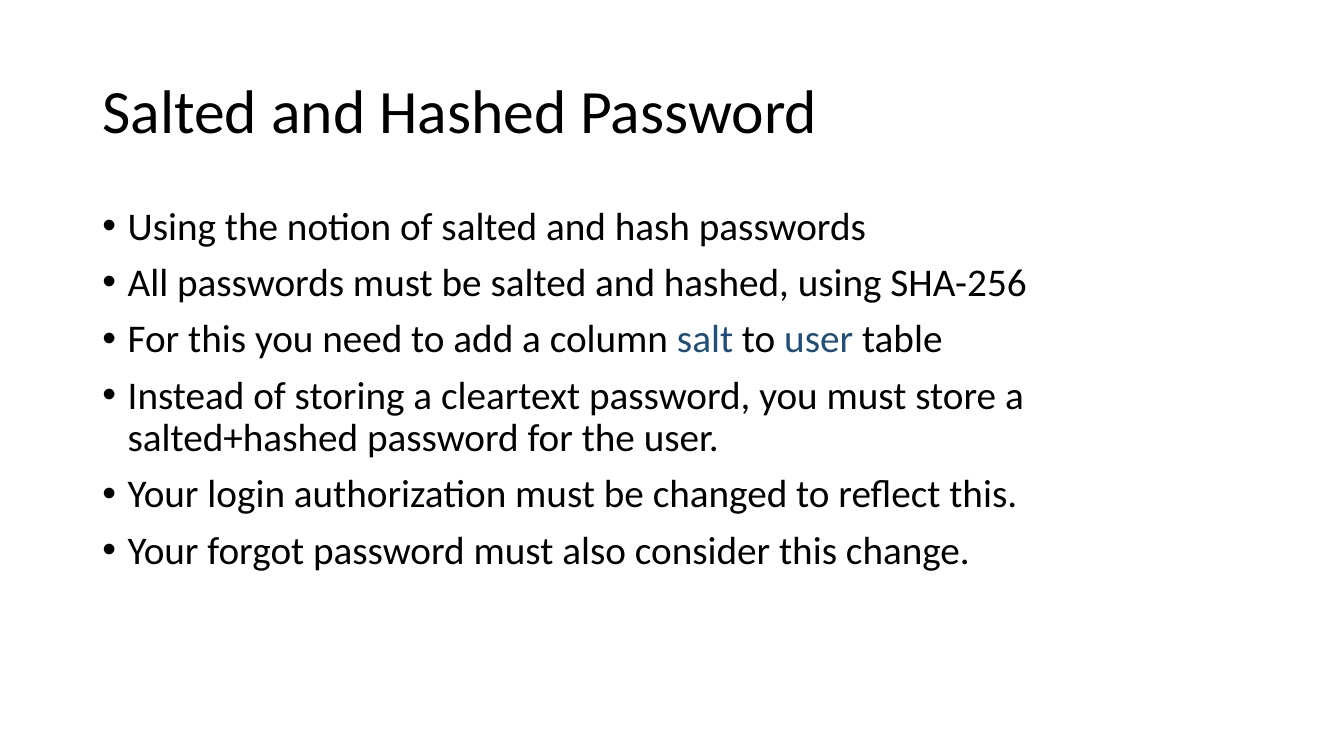
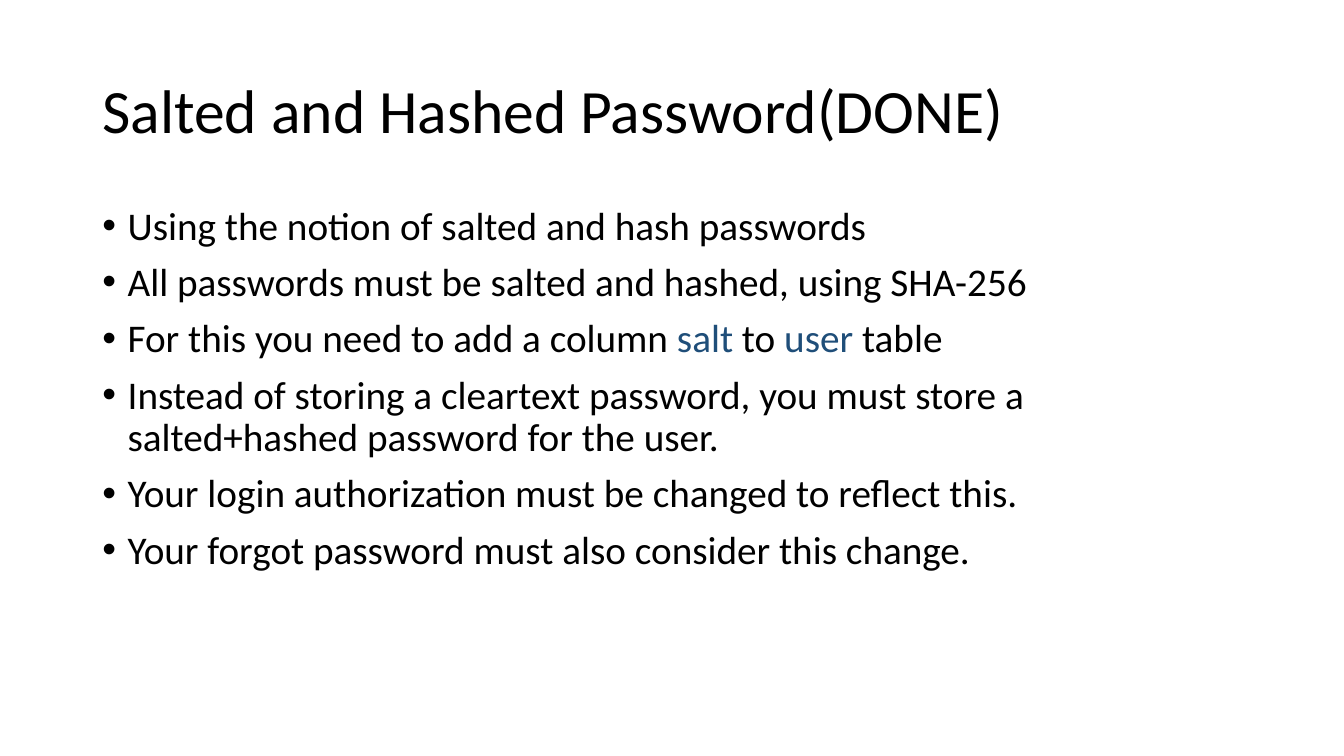
Before and after one commit to SoeOrl/MiniTwitter, a slide deck: slide 15 of Final+Project.pptx. Drawn at 1344x756 pixels with LibreOffice and Linux fonts; fonts in the diff are those of the drawing. Boxes give left, top, right and bottom in pixels: in the first picture for what was removed or moved away, otherwise in the second. Text is boxed around its words. In the diff, an @@ line names an element or a change of style, - is before the commit and + after.

```diff
--- a/Final+Project.pptx
+++ b/Final+Project.pptx
@@ title at (102, 88, 1003, 142): text changed @@
-Salted and Hashed Password
+Salted and Hashed Password(DONE)
```
Also in this commit, not shown: 6 other slides changed.
